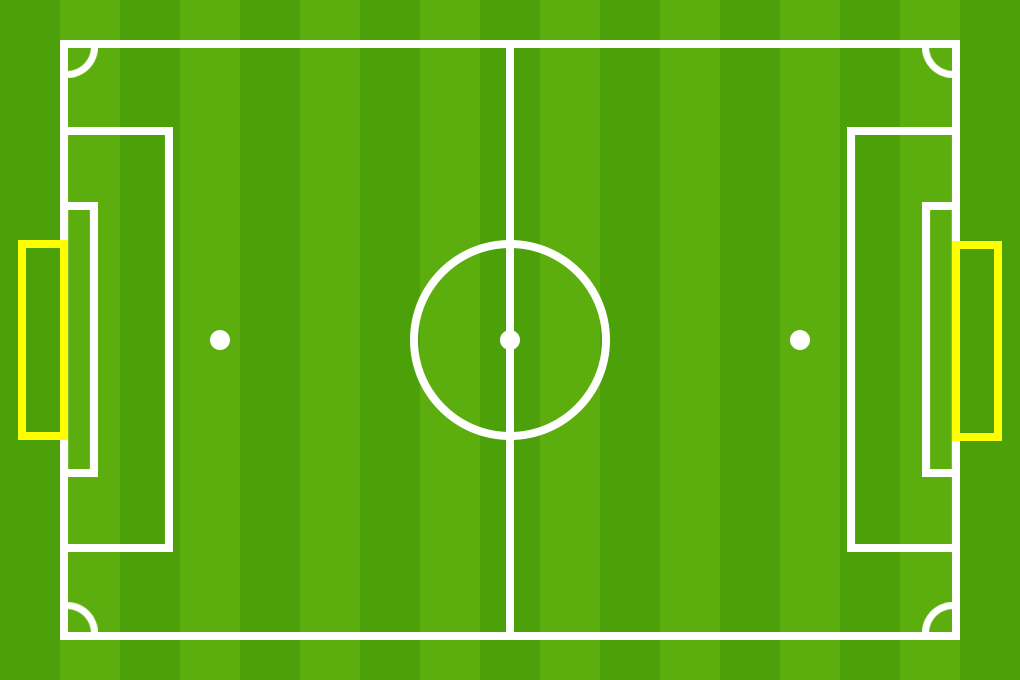
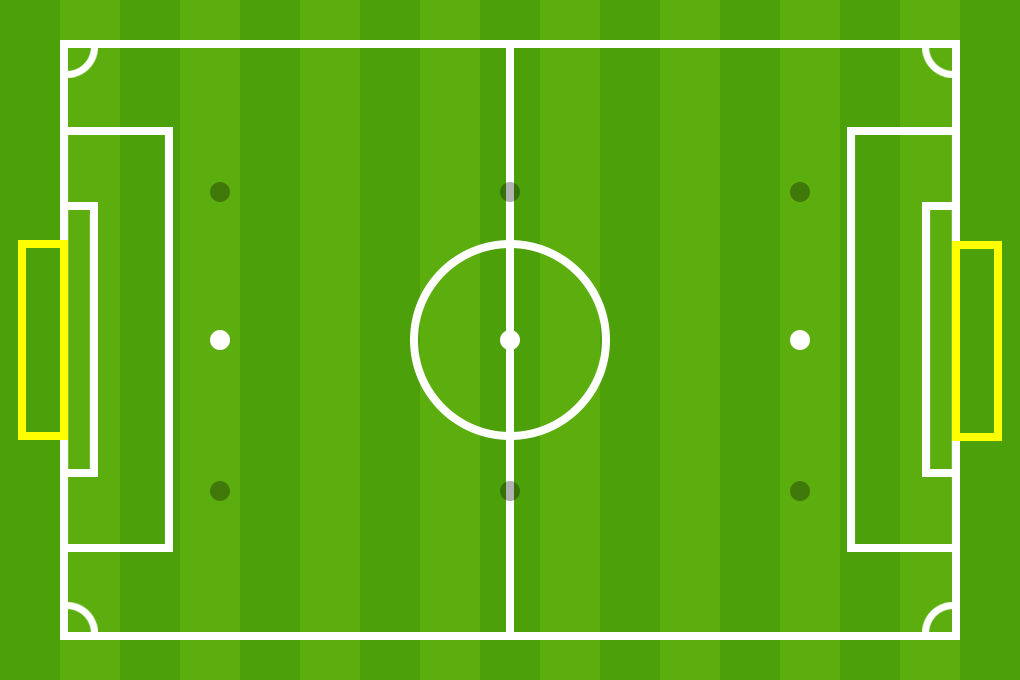
Before/after of a 1020px x 680px layered artwork. What changed in the layer stack:
added group "Titik Freekick" with 6 layers in group "Garis Lap" over bbox(210, 182, 810, 501)
added layer "Titik Freekick Kanan Atas" in group "Titik Freekick" over bbox(790, 182, 810, 202)
added layer "Titik Freekick Kanan Bawah" in group "Titik Freekick" over bbox(790, 481, 810, 501)
added layer "Titik Freekick Tengah Atas" in group "Titik Freekick" over bbox(500, 182, 520, 202)
added layer "Titik Freekick Tengah Bawah" in group "Titik Freekick" over bbox(500, 481, 520, 501)
added layer "Titik Freekick Kiri Atas" in group "Titik Freekick" over bbox(210, 182, 230, 202)
added layer "Titik Freekick Kiri Bawah" in group "Titik Freekick" over bbox(210, 481, 230, 501)
added group "Conner" with 5 layers in group "Garis Lap" over bbox(210, 182, 810, 501)
